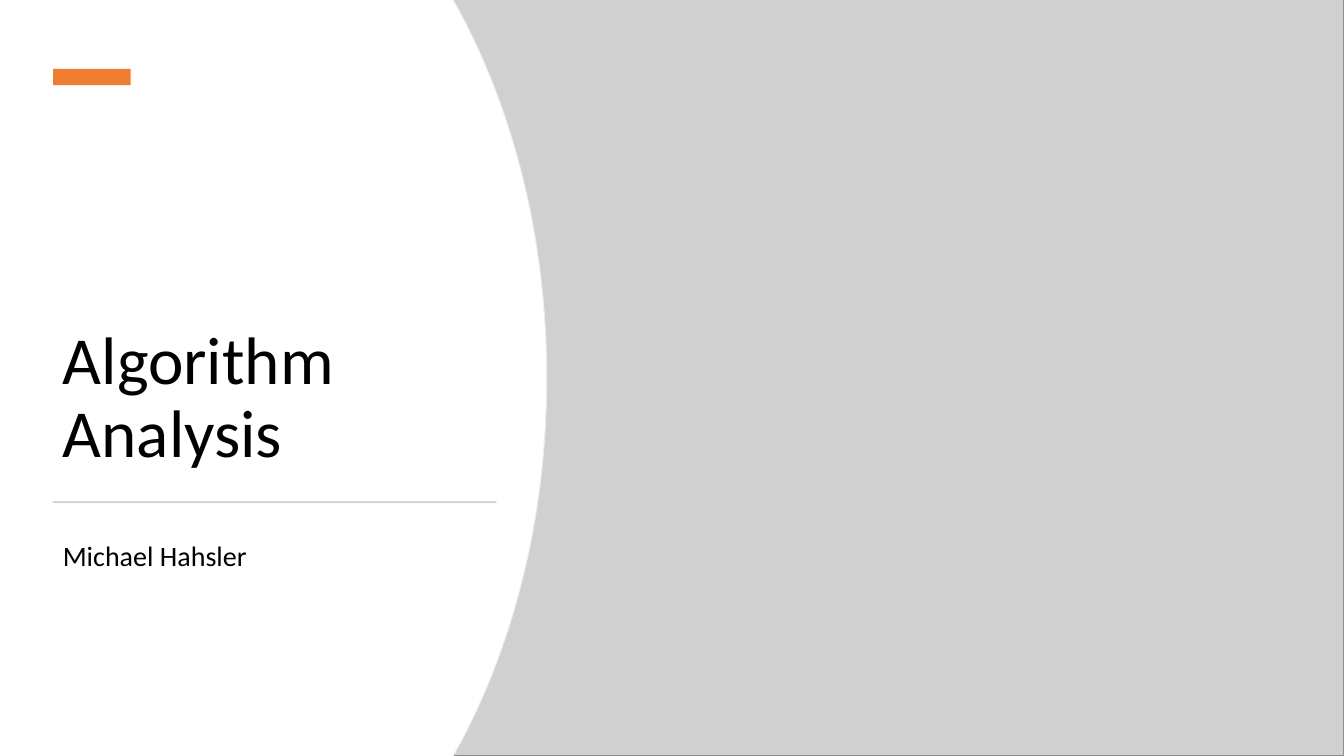
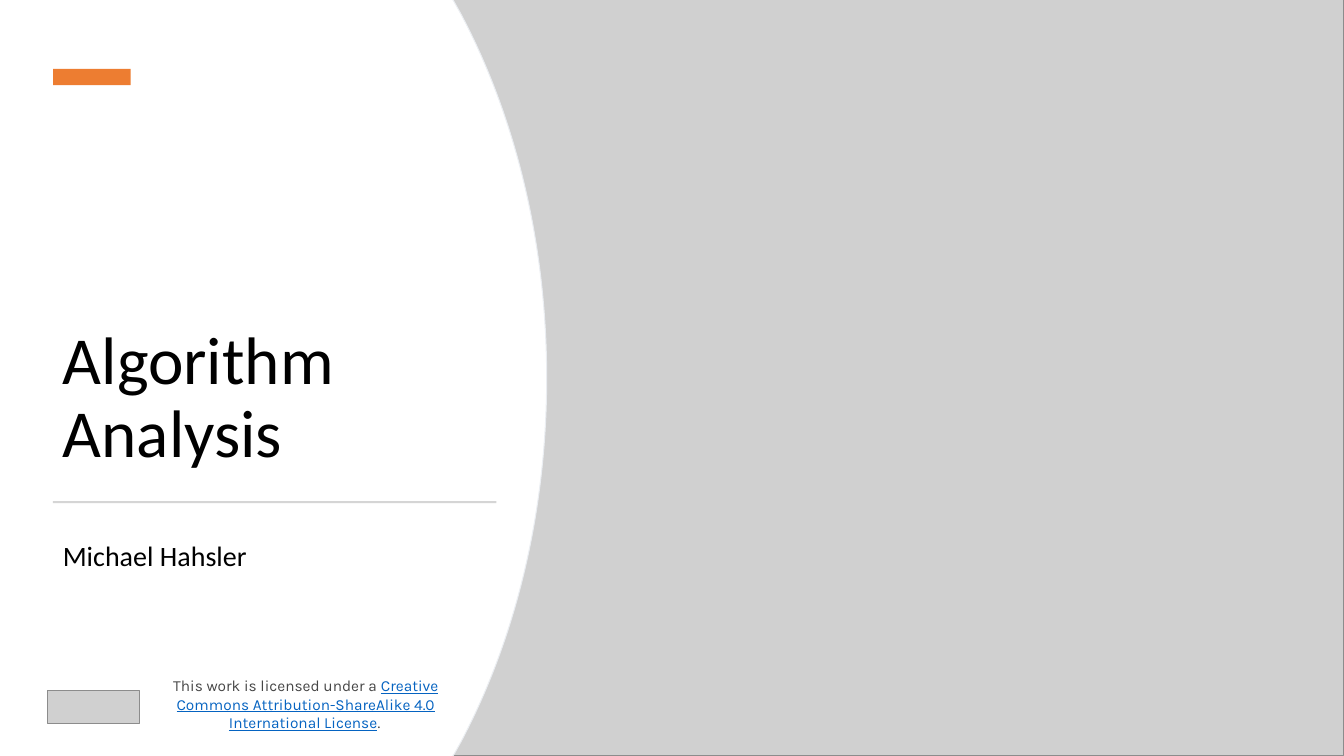
Before and after one commit to mhahsler/CS2341, a slide deck: slide 1 of slides/Chapter2_Algorithm_Analysis.pptx. Drawn at 1344x756 pixels with LibreOffice and Linux fonts; fonts in the diff are those of the drawing; grey boxes stand for pictures. Boxes give left, top, right and bottom in pixels: in the first picture for what was removed or moved away, otherwise in the second. Text is boxed around its words. In the diff, an @@ line names an element or a change of style, - is before the commit and + after.

```diff
--- a/slides/Chapter2_Algorithm_Analysis.pptx
+++ b/slides/Chapter2_Algorithm_Analysis.pptx
@@ text added at <box>173,680,438,731</box>, 11 pt, text #0563C1, underline @@
+This work is licensed under a Creative Commons Attribution-ShareAlike 4.0 International License.
@@ picture added at <box>47,691,140,723</box> @@
```
Also in this commit, not shown: 1 other slide changed, 5 slides added, 1 other file.
